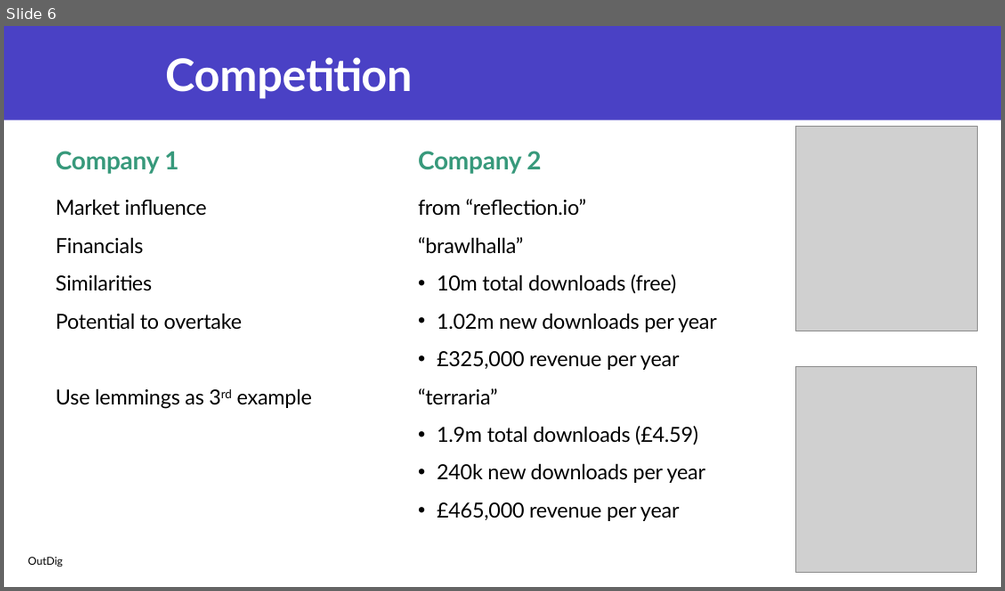
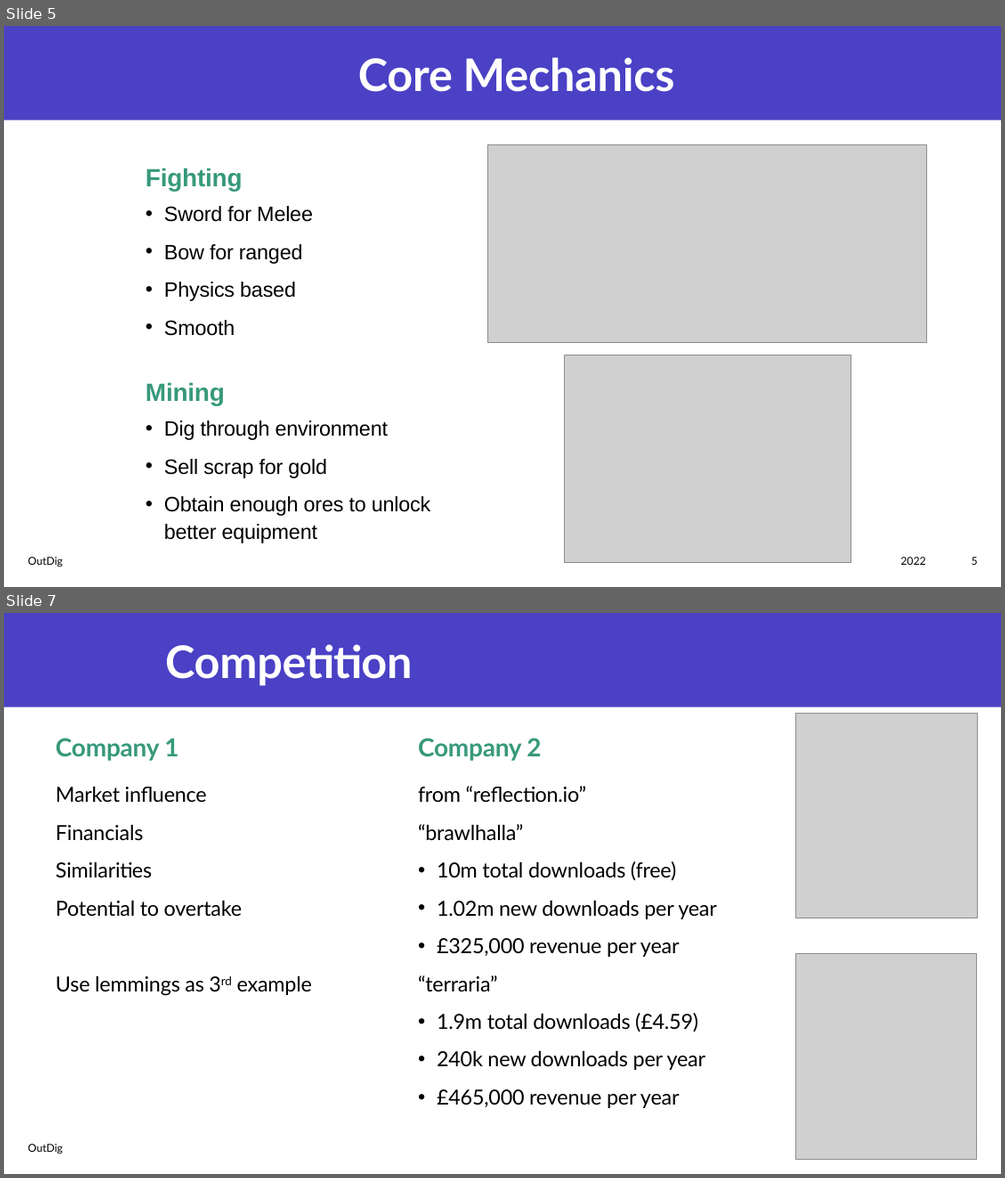
Before and after one commit to Joe34441/IndieDevPPT, a slide deck: CT6018 Joe Mason s4001719.pptx. Shown one above the other, each under a label of ours: slide 6 before the commit, slides 5 and 7 after it; the slides between them are not shown. The pictures are 1005x591 and 1005x1178 pixels, drawn with LibreOffice and Linux fonts; fonts in the diff are those of the drawing; grey boxes stand for pictures. Boxes give left, top, right and bottom in pixels: in the first picture for what was removed or moved away, otherwise in the second. Text is boxed around its words. In the diff, an @@ line names an element or a change of style, - is before the commit and + after.

```diff
--- a/CT6018 Joe Mason s4001719.pptx
+++ b/CT6018 Joe Mason s4001719.pptx
@@ slide 5 added at <box>4,26,1001,587</box>, background #FFFFFF; not listed: 1 template element that a slide beside it also shows @@
@@ title added at <box>358,57,675,92</box>, 43.2 pt, text #FFFFFF, bold @@
+Core Mechanics
@@ picture added at <box>488,145,927,343</box> @@
@@ text added at <box>146,168,243,191</box>, 24 pt, text #37997B, bold @@
+Fighting
@@ text added at <box>164,206,313,336</box>, 20 pt, text #000000 @@
+• Sword for Melee
+• Bow for ranged
+• Physics based
+• Smooth
@@ picture added at <box>564,355,851,563</box> @@
@@ text added at <box>146,382,225,405</box>, 24 pt, text #37997B, bold @@
+Mining
@@ text added at <box>164,420,430,543</box>, 20 pt, text #000000 @@
+• Dig through environment
+• Sell scrap for gold
+• Obtain enough ores to unlock better equipment
@@ text added at <box>28,556,63,567</box>, 10.5 pt, text #000000 @@
+OutDig
@@ text added at <box>900,556,925,564</box>, 10.5 pt, text #000000 @@
+2022
@@ page number added at <box>971,556,978,564</box>, 10.5 pt, text #000000 @@
+5
@@ what was slide 6 is now slide 7 @@
```
Also in this commit, not shown: 4 slides changed, 1 other slide added, 1 slide removed, 4 other files.
